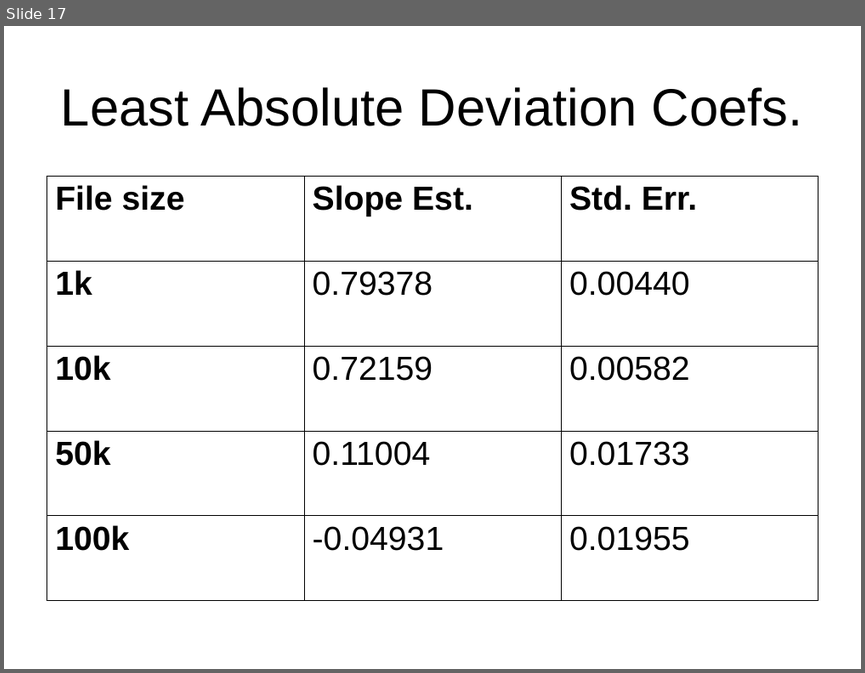
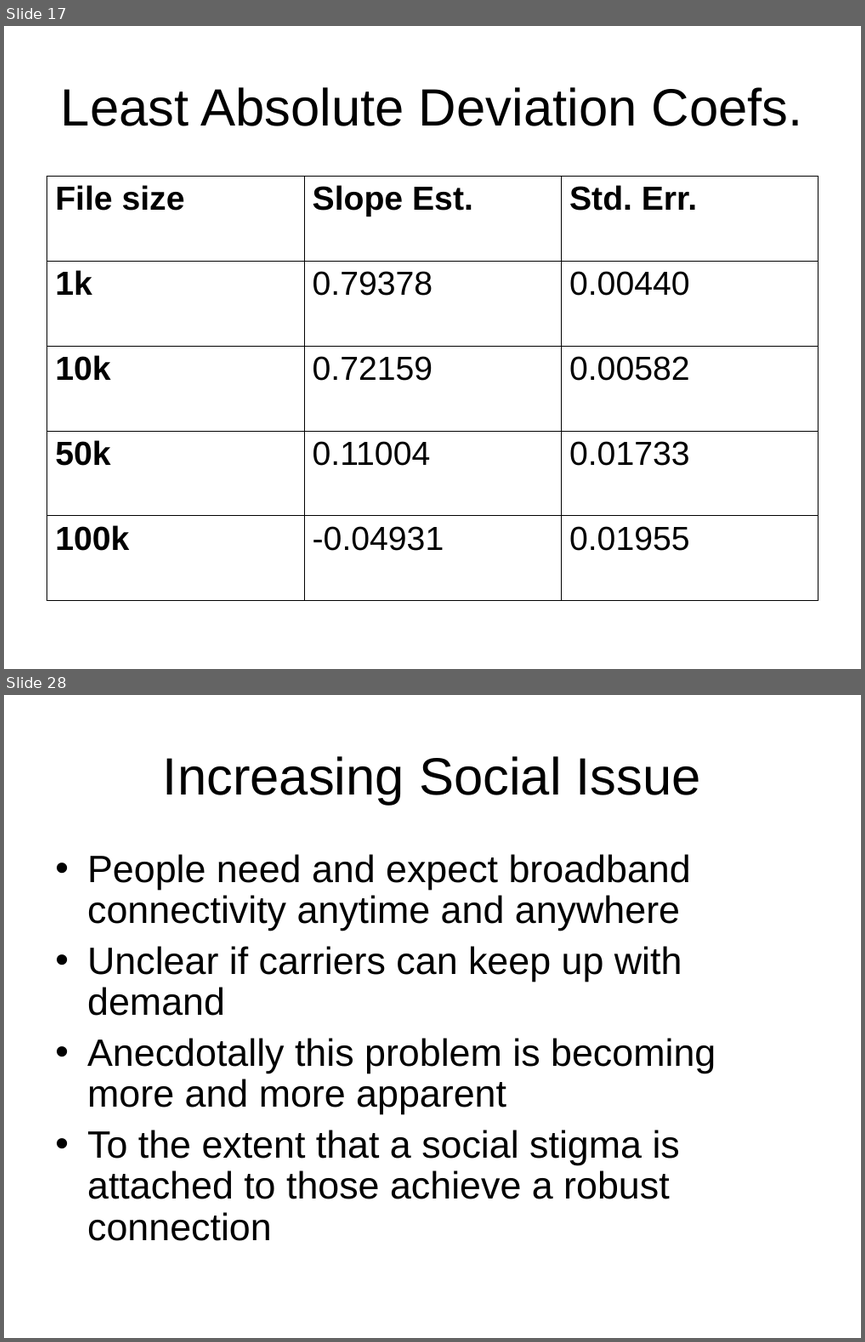
Before and after one commit to nesl/gprstest, a slide deck: presentation/Cingular GPRS Experiments.ppt. Shown one above the other, each under a label of ours: slide 17 before the commit, slides 17 and 28 after it; the slides between them are not shown. The pictures are 865x673 and 865x1342 pixels, drawn with LibreOffice and Linux fonts; fonts in the diff are those of the drawing. Boxes give left, top, right and bottom in pixels: in the first picture for what was removed or moved away, otherwise in the second. Text is boxed around its words. In the diff, an @@ line names an element or a change of style, - is before the commit and + after.

```diff
--- a/presentation/Cingular GPRS Experiments.ppt
+++ b/presentation/Cingular GPRS Experiments.ppt
@@ slide 28 added at box(4, 695, 861, 1338), background #FFFFFF @@
@@ title added at box(163, 756, 701, 805), 44 pt, text #000000 @@
+Increasing Social Issue
@@ text added at box(87, 854, 715, 1241), 32 pt, text #000000 @@
+• People need and expect broadband connectivity anytime and anywhere
+• Unclear if carriers can keep up with demand
+• Anecdotally this problem is becoming more and more apparent
+• To the extent that a social stigma is attached to those achieve a robust connection
```
Also in this commit, not shown: 4 slides changed, 13 other slides added, 5 slides removed.
